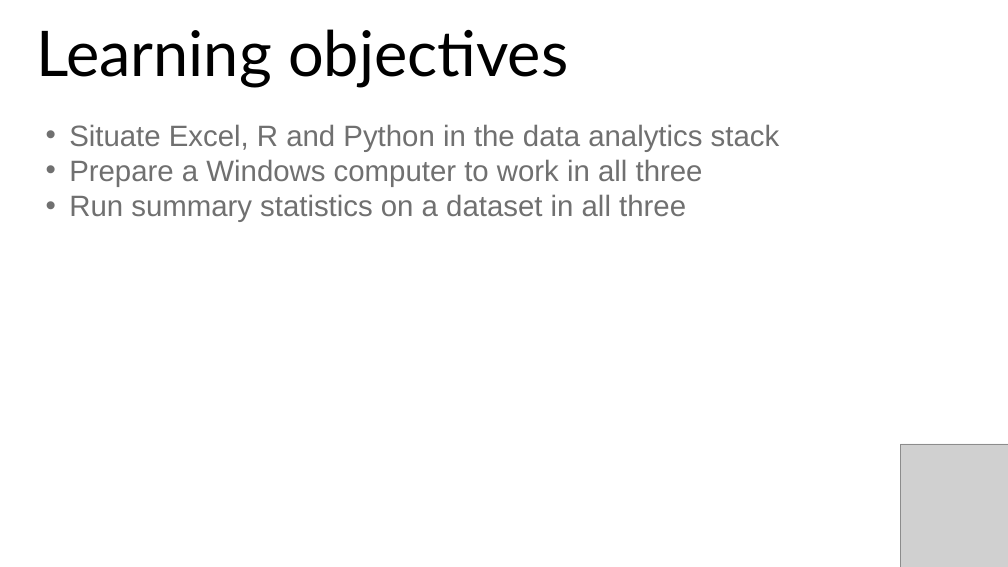
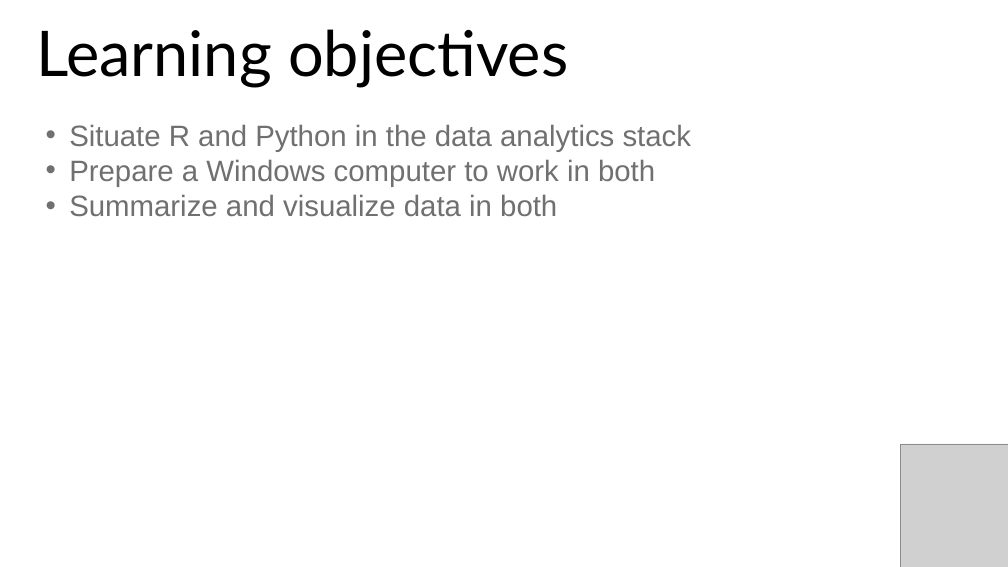
Before and after one commit to stringfestdata/aina-getting-started-for-researchers, a slide deck: slide 4 of aina-getting-started-researchers.pptx. Drawn at 1008x567 pixels with LibreOffice and Linux fonts; fonts in the diff are those of the drawing; grey boxes stand for pictures. Boxes give left, top, right and bottom in pixels: in the first picture for what was removed or moved away, otherwise in the second. Text is boxed around its words. In the diff, an @@ line names an element or a change of style, - is before the commit and + after.

```diff
--- a/aina-getting-started-researchers.pptx
+++ b/aina-getting-started-researchers.pptx
@@ text at bbox=[69, 124, 692, 216]: text changed @@
-• Situate Excel, R and Python in the data analytics stack
-• Prepare a Windows computer to work in all three
-• Run summary statistics on a dataset in all three
+• Situate R and Python in the data analytics stack
+• Prepare a Windows computer to work in both
+• Summarize and visualize data in both
```
Also in this commit, not shown: 1 other slide changed, 2 slides added, 1 slide removed, 9 other files.
